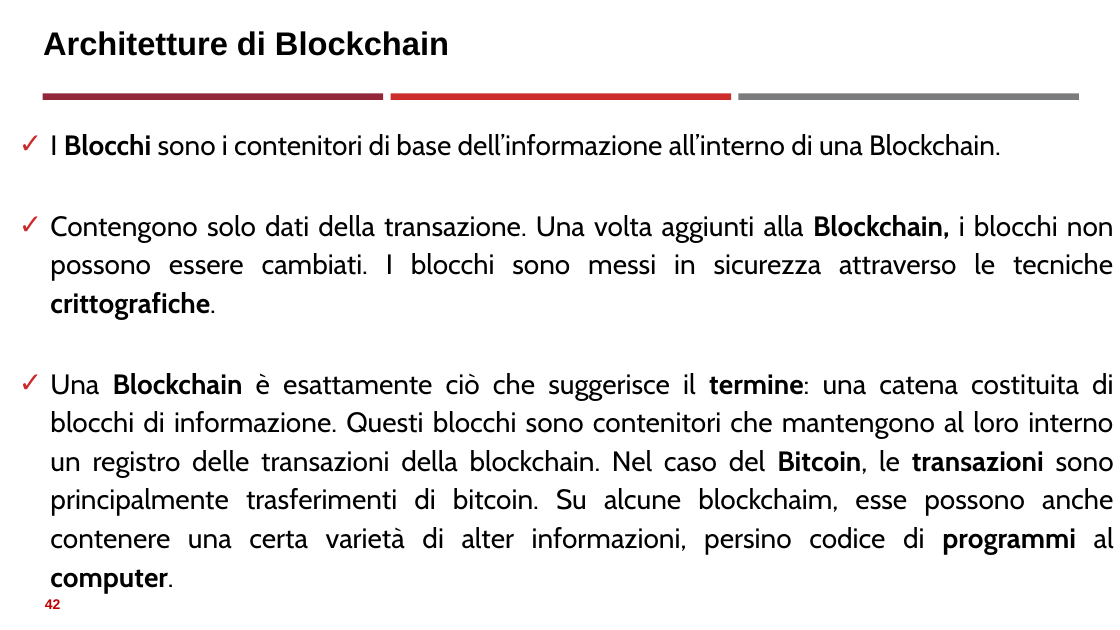
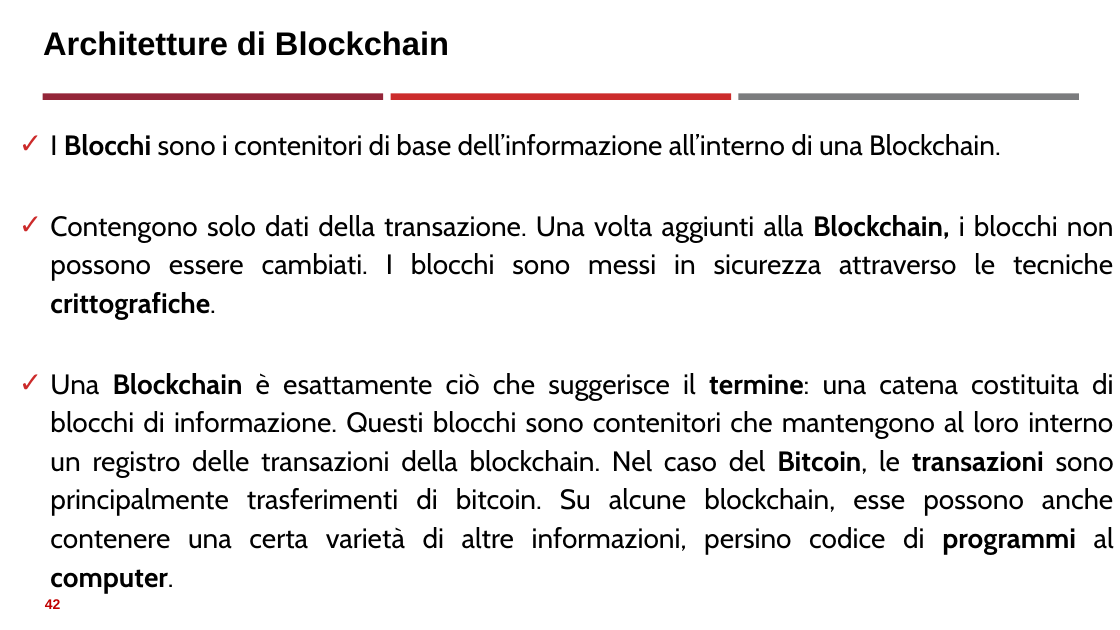
Before and after one commit to neural1977/data_science_interview_material, a slide deck: slide 42 of Assicurazioni/Distributed Ledger Technology_ita.pptx. Drawn at 1120x630 pixels with LibreOffice and Linux fonts; fonts in the diff are those of the drawing. Boxes give left, top, right and bottom in pixels: in the first picture for what was removed or moved away, otherwise in the second. Text is boxed around its words. In the diff, an @@ line names an element or a change of style, - is before the commit and + after.

```diff
--- a/Assicurazioni/Distributed Ledger Technology_ita.pptx
+++ b/Assicurazioni/Distributed Ledger Technology_ita.pptx
@@ text at box(50, 373, 1114, 593): text changed @@
-✓ Una Blockchain è esattamente ciò che suggerisce il termine: una catena costituita di blocchi di informazione. Questi blocchi sono contenitori che mantengono al loro interno un registro delle transazioni della blockchain. Nel caso del Bitcoin, le transazioni sono principalmente trasferimenti di bitcoin. Su alcune blockchaim, esse possono anche contenere una certa varietà di alter informazioni, persino codice di programmi al computer.
+✓ Una Blockchain è esattamente ciò che suggerisce il termine: una catena costituita di blocchi di informazione. Questi blocchi sono contenitori che mantengono al loro interno un registro delle transazioni della blockchain. Nel caso del Bitcoin, le transazioni sono principalmente trasferimenti di bitcoin. Su alcune blockchain, esse possono anche contenere una certa varietà di altre informazioni, persino codice di programmi al computer.
```
Also in this commit, not shown: 3 other slides changed, 1 other file.
